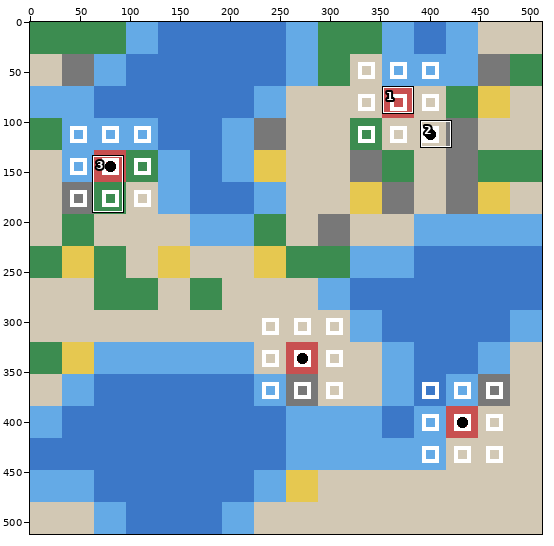
A sprite sheet gets an edit: pol_env/Tribes/img_step_3.png. The first picture is a wide view before the edit; the outline marks the close-up.
Close-up. Before the edit:
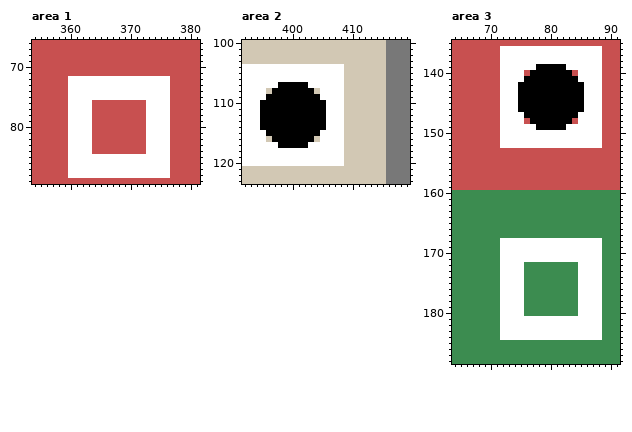
The file is 512x512 pixels. Shown: area 1: x 354..381, y 66..89; area 2: x 392..419, y 100..123; area 3: x 64..91, y 135..188.
Once edited:
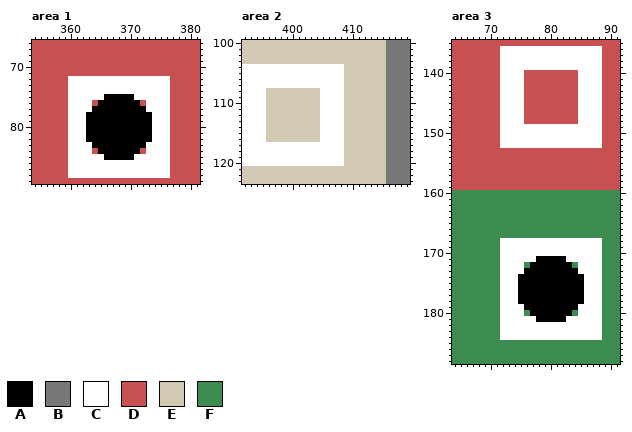
Palette (. is transparent): A #000000  B #787878  C #ffffff  D #c85050  E #d2c8b4  F #3c8c50
Edits made:
--- area 1
@@ x 361..375 @@
 74 CCCCCCCCCCCCCCC
-75 CCCCCCCCCCCCCCC
-76 CCCDDDDDDDDDCCC
-77 CCCDDDDDDDDDCCC
-78 CCCDDDDDDDDDCCC
-79 CCCDDDDDDDDDCCC
-80 CCCDDDDDDDDDCCC
-81 CCCDDDDDDDDDCCC
-82 CCCDDDDDDDDDCCC
-83 CCCDDDDDDDDDCCC
-84 CCCDDDDDDDDDCCC
-85 CCCCCCCCCCCCCCC
+75 CCCCCAAAAACCCCC
+76 CCCDAAAAAAADCCC
+77 CCCAAAAAAAAACCC
+78 CCAAAAAAAAAAACC
+79 CCAAAAAAAAAAACC
+80 CCAAAAAAAAAAACC
+81 CCAAAAAAAAAAACC
+82 CCAAAAAAAAAAACC
+83 CCCAAAAAAAAACCC
+84 CCCDAAAAAAADCCC
+85 CCCCCAAAAACCCCC
 86 CCCCCCCCCCCCCCC
--- area 2
@@ x 393..407 @@
 106 CCCCCCCCCCCCCCC
-107 CCCCCAAAAACCCCC
-108 CCCEAAAAAAAECCC
-109 CCCAAAAAAAAACCC
-110 CCAAAAAAAAAAACC
-111 CCAAAAAAAAAAACC
-112 CCAAAAAAAAAAACC
-113 CCAAAAAAAAAAACC
-114 CCAAAAAAAAAAACC
-115 CCCAAAAAAAAACCC
-116 CCCEAAAAAAAECCC
-117 CCCCCAAAAACCCCC
+107 CCCCCCCCCCCCCCC
+108 CCCEEEEEEEEECCC
+109 CCCEEEEEEEEECCC
+110 CCCEEEEEEEEECCC
+111 CCCEEEEEEEEECCC
+112 CCCEEEEEEEEECCC
+113 CCCEEEEEEEEECCC
+114 CCCEEEEEEEEECCC
+115 CCCEEEEEEEEECCC
+116 CCCEEEEEEEEECCC
+117 CCCCCCCCCCCCCCC
 118 CCCCCCCCCCCCCCC
--- area 3
@@ x 73..87 @@
 138 CCCCCCCCCCCCCCC
-139 CCCCCAAAAACCCCC
-140 CCCDAAAAAAADCCC
-141 CCCAAAAAAAAACCC
-142 CCAAAAAAAAAAACC
-143 CCAAAAAAAAAAACC
-144 CCAAAAAAAAAAACC
-145 CCAAAAAAAAAAACC
-146 CCAAAAAAAAAAACC
-147 CCCAAAAAAAAACCC
-148 CCCDAAAAAAADCCC
-149 CCCCCAAAAACCCCC
+139 CCCCCCCCCCCCCCC
+140 CCCDDDDDDDDDCCC
+141 CCCDDDDDDDDDCCC
+142 CCCDDDDDDDDDCCC
+143 CCCDDDDDDDDDCCC
+144 CCCDDDDDDDDDCCC
+145 CCCDDDDDDDDDCCC
+146 CCCDDDDDDDDDCCC
+147 CCCDDDDDDDDDCCC
+148 CCCDDDDDDDDDCCC
+149 CCCCCCCCCCCCCCC
 150 CCCCCCCCCCCCCCC
@@ x 73..87 @@
 170 CCCCCCCCCCCCCCC
-171 CCCCCCCCCCCCCCC
-172 CCCFFFFFFFFFCCC
-173 CCCFFFFFFFFFCCC
-174 CCCFFFFFFFFFCCC
-175 CCCFFFFFFFFFCCC
-176 CCCFFFFFFFFFCCC
-177 CCCFFFFFFFFFCCC
-178 CCCFFFFFFFFFCCC
-179 CCCFFFFFFFFFCCC
-180 CCCFFFFFFFFFCCC
-181 CCCCCCCCCCCCCCC
+171 CCCCCAAAAACCCCC
+172 CCCFAAAAAAAFCCC
+173 CCCAAAAAAAAACCC
+174 CCAAAAAAAAAAACC
+175 CCAAAAAAAAAAACC
+176 CCAAAAAAAAAAACC
+177 CCAAAAAAAAAAACC
+178 CCAAAAAAAAAAACC
+179 CCCAAAAAAAAACCC
+180 CCCFAAAAAAAFCCC
+181 CCCCCAAAAACCCCC
 182 CCCCCCCCCCCCCCC
